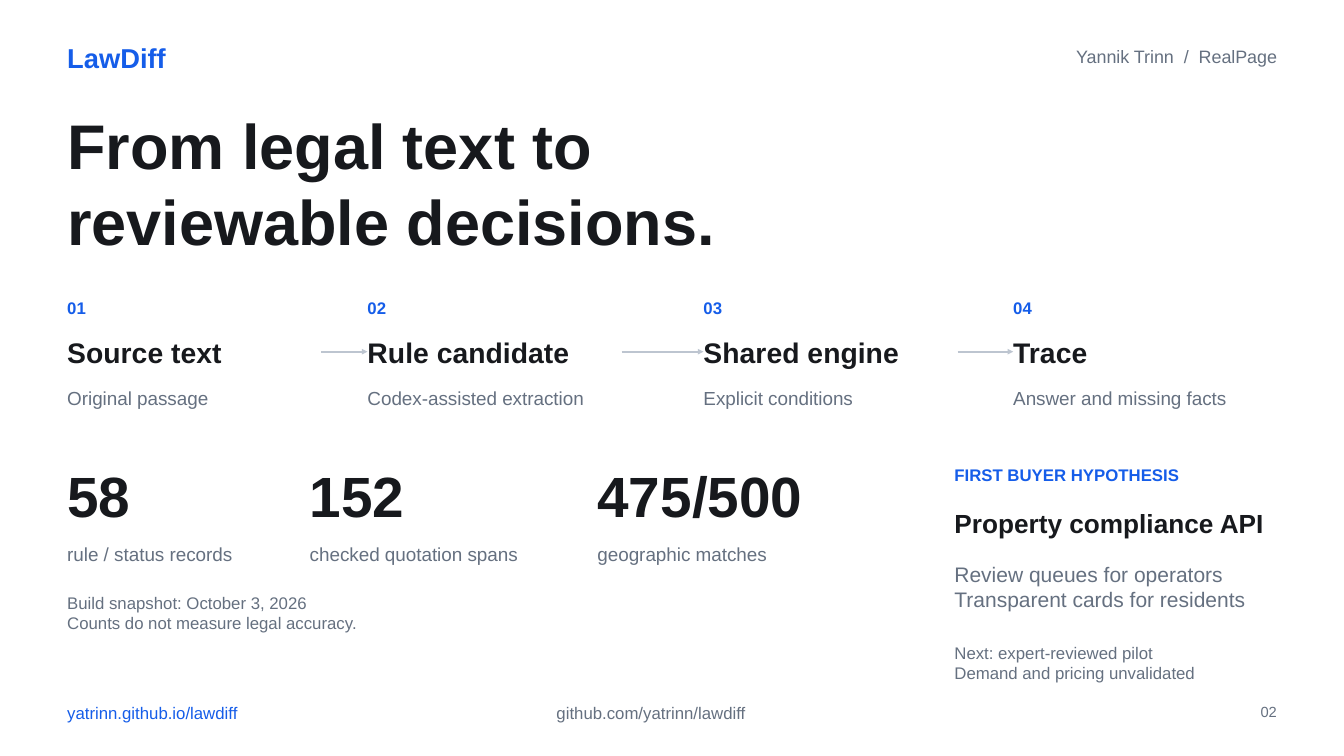
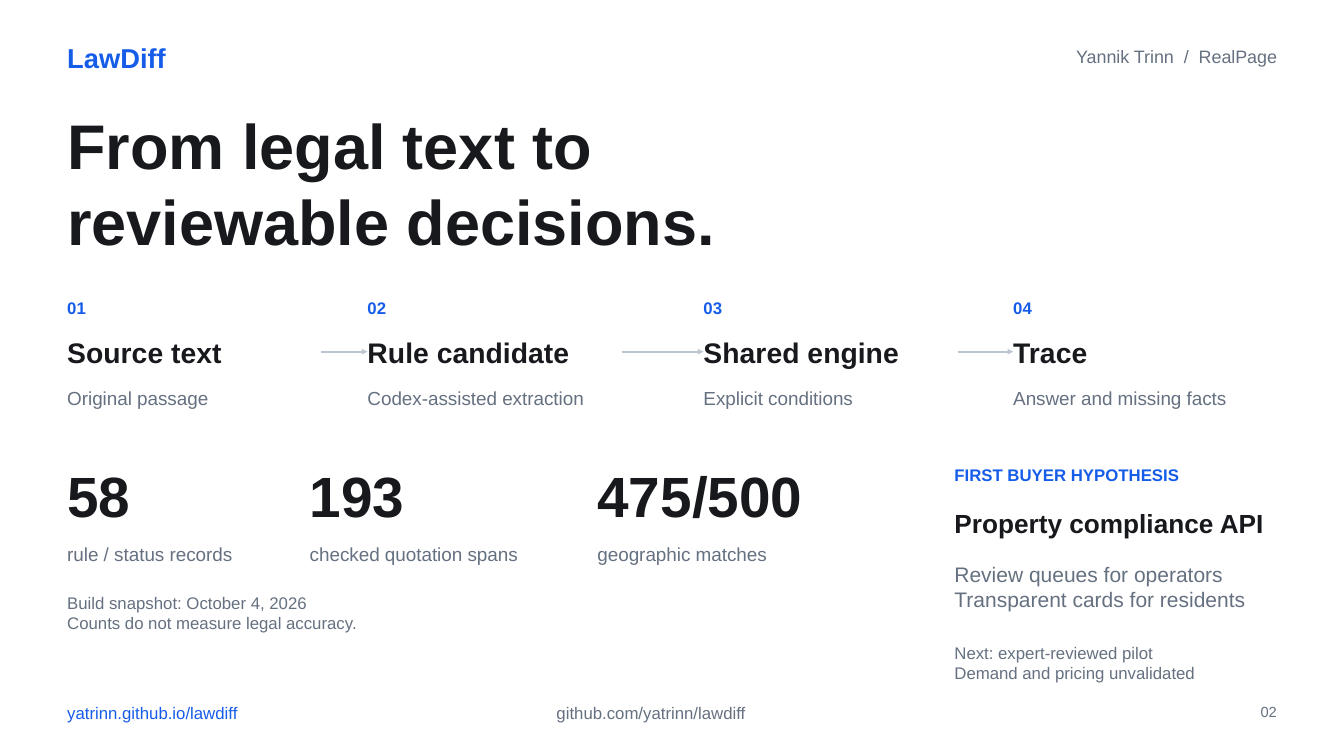
Before and after one commit to yatrinn/lawdiff, a slide deck: slide 2 of presentation/lawdiff-pitch.pptx. Drawn at 1344x756 pixels with LibreOffice and Linux fonts; fonts in the diff are those of the drawing. Boxes give left, top, right and bottom in pixels: in the first picture for what was removed or moved away, otherwise in the second. Text is boxed around its words. In the diff, an @@ line names an element or a change of style, - is before the commit and + after.

```diff
--- a/presentation/lawdiff-pitch.pptx
+++ b/presentation/lawdiff-pitch.pptx
@@ text at [310,477,405,518]: text changed @@
-152
+193
@@ text at [67,597,306,613]: text changed @@
-Build snapshot: October 3, 2026
+Build snapshot: October 4, 2026
```
Also in this commit, not shown: 1 other slide changed, 40 other files.
